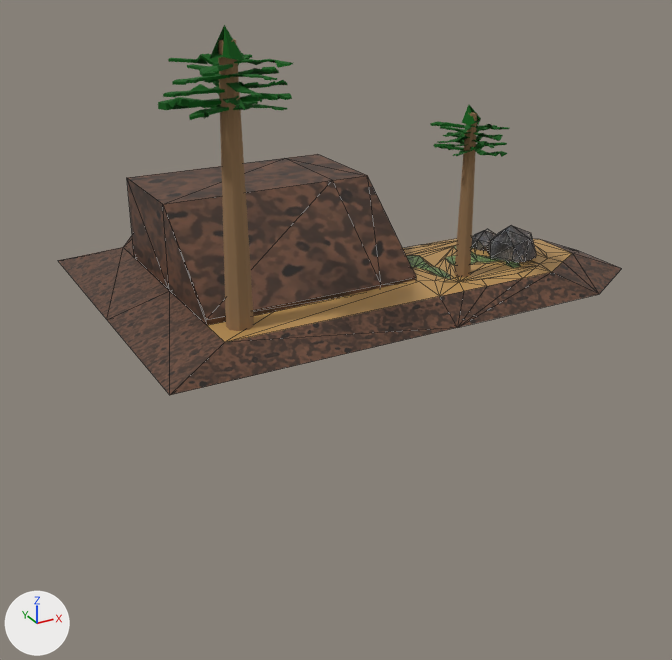
The glTF model Gangsta Wizards/Main/BUILDINGS/Residential/R-3/LootLakeHouse.glb: old version first, new version second.
One viewpoint serves both versions: a camera (50 mm lens) standing at (-30.6, -41.2, 18.7) and looking at (-6.1, 3.3, -3.6). Arrows for +X, +Y and +Z are at lower left; the lights stay in place. The picture after the commit comes second. Mesh edges are drawn as thin lines on the coarser meshes. Where no turn or scale is listed for an object, it has been applied to the vertices. Vertices at exactly the same position are counted once.

The first picture shows 'Ground', 'Rock', 'Tree', 'Tree.001' and 1 more.
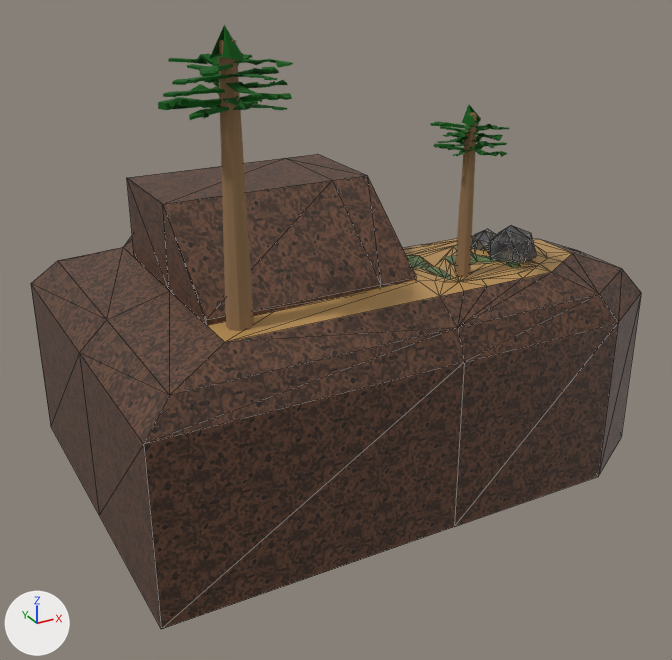
Changed parts and their boxes (x1, y1, x2, y2) in the pictures (672 x 660 px):
'Ground', reshaped (8% wider, 97% taller)
    before: (59, 154, 622, 395)
    after: (31, 154, 641, 629)
part 1 of me_cube_001, built on (brown)
    after: (31, 261, 641, 629)
part 2 of me_cube_001, surface changed
    both: (59, 155, 622, 395)

The change in detail:
me_cube_001 is used by ob_ground; location (0.0, 0.0, 0.0).
me_cube_001 had 127 vertices, 243 faces and spanned x -19.4..10.1, y -5.5..14.9, z -0.6..5.3.
me_cube_001 now has 147 vertices, 283 faces and spans x -21.0..11.5, y -6.3..16.1, z -12.4..5.3.
Part 1, on me_cube_001:
8 faces are deleted.
10 vertices are added at x -21.0..11.5, y -6.3..16.1, z -12.4.
10 new vertices lie (0.0, 0.0, 10.2) away from vertices in x -21.0..11.5, y -6.3..16.1, z -12.4.
48 new faces join them, mat_dark_soil (picture img_dirt).
me_cube_001 part 2: 235 kept faces spanning x -19.4..10.1, y -5.5..14.9, z -0.6..5.3 get new texture (UV) coordinates.
